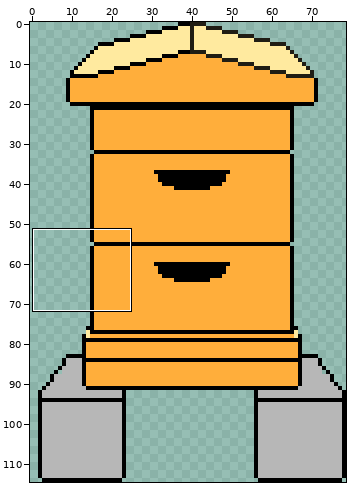
A sprite sheet gets an edit: app/src/main/res/drawable/bees2.png. Above: a wide view before the commit, with the close-up outlined.
Close-up. Before:
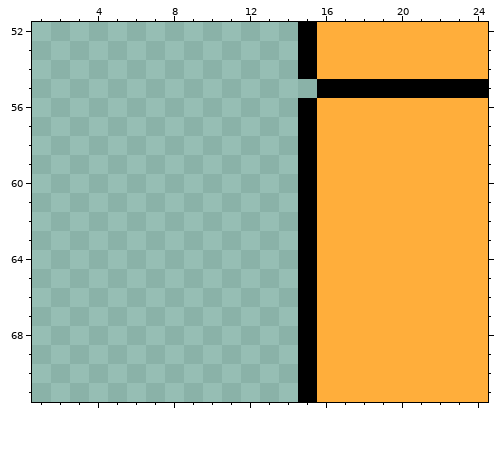
The file is 462x525 pixels. Colours within 5 levels of each other are drawn and written as one. Shown: x 1..24, y 52..71. The old version is drawn lined up with the new one, on the new canvas. The commit also changed other parts of the picture, which this record leaves out.
New version:
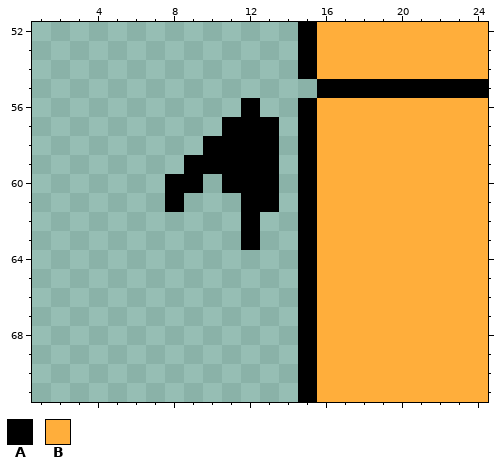
Palette (. is transparent): A #000000  B #ffae3b
Edits made:
canvas 462x525 -> 79x115, the old top-left corner now at -237,-304 (the part of the old canvas that was cut away was empty and is not shown)
y 56: x 12 . -> A
y 57: x 11..13 ... -> AAA
y 58: x 10..13 .... -> AAAA
y 59: x 9..13 ..... -> AAAAA
y 60: x 8..9 .. -> AA; x 11..13 ... -> AAA
y 61: x 8 . -> A; x 12..13 .. -> AA
y 62..63: x 12 . -> A
Changed places in both close-ups, as pixel boxes (x1, y1, x2, y2):
added: (165, 98, 279, 250)
